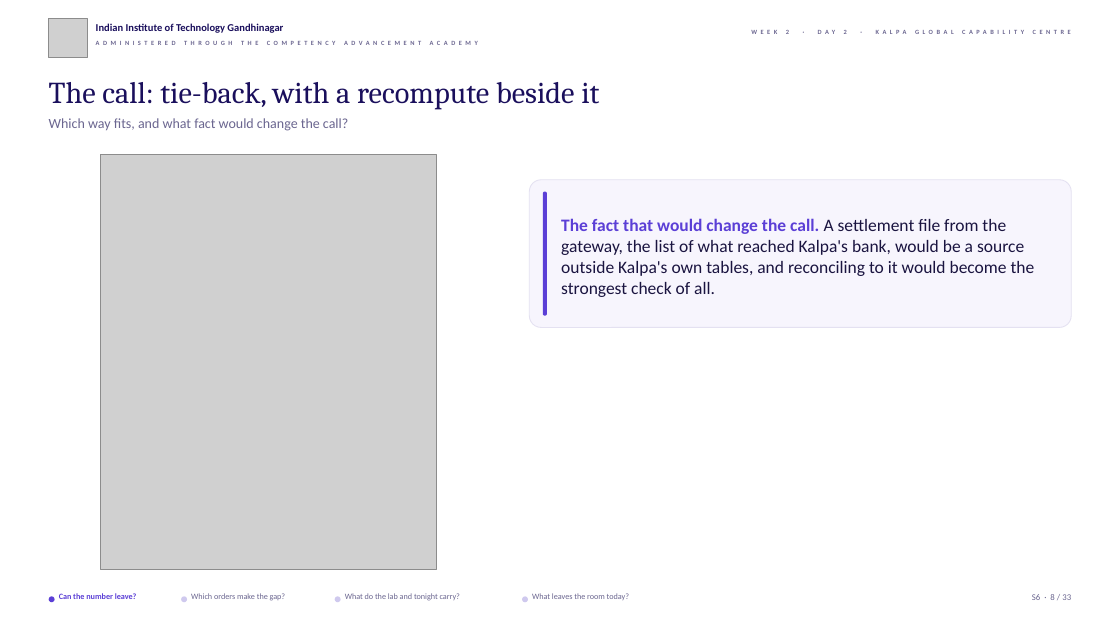
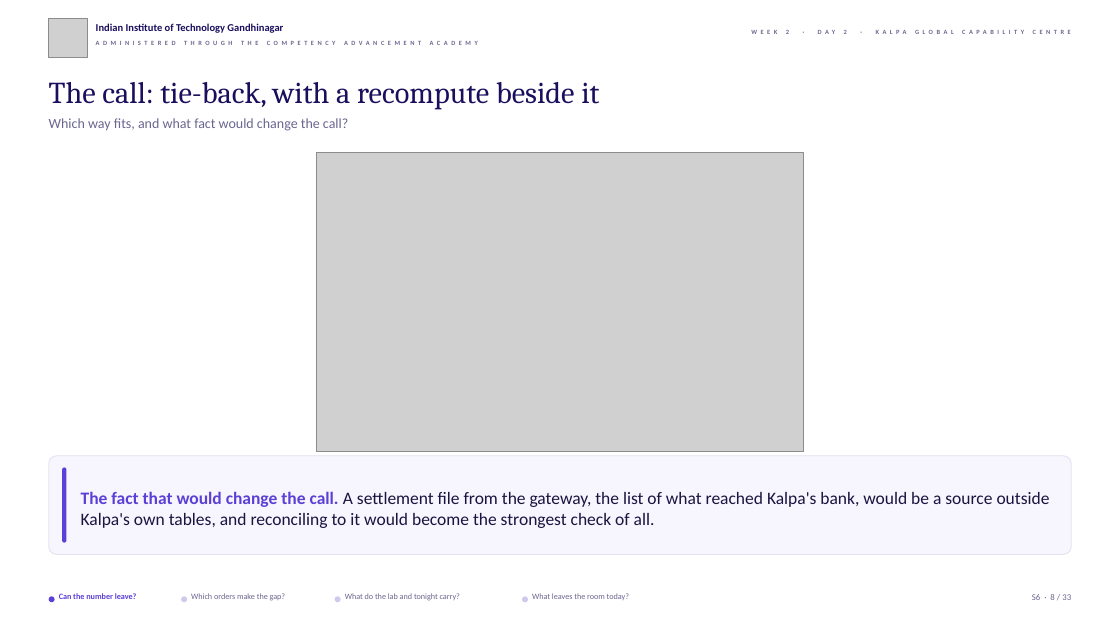
Before and after one commit to fde-academy-lab/c2-content-factory, a slide deck: slide 8 of content/W02/D2/slides/C2_W02_D02_half2_STUDENT.pptx. Drawn at 1120x630 pixels with LibreOffice and Linux fonts; fonts in the diff are those of the drawing; grey boxes stand for pictures; background and template pictures are left out. Boxes give left, top, right and bottom in pixels: in the first picture for what was removed or moved away, otherwise in the second. Text is boxed around its words. In the diff, an @@ line names an element or a change of style, - is before the commit and + after.

```diff
--- a/content/W02/D2/slides/C2_W02_D02_half2_STUDENT.pptx
+++ b/content/W02/D2/slides/C2_W02_D02_half2_STUDENT.pptx
@@ picture removed at (x1=101, y1=155, x2=437, y2=570) @@
@@ picture added at (x1=317, y1=153, x2=803, y2=452) @@
@@ rounded rectangle resized from (x1=529, y1=180, x2=1071, y2=328) to (x1=49, y1=455, x2=1071, y2=555) @@
@@ rounded rectangle resized from (x1=543, y1=192, x2=547, y2=316) to (x1=62, y1=468, x2=66, y2=544) @@
@@ text "The fact that would change ..." rewrapped from (x1=561, y1=218, x2=1035, y2=297) to (x1=81, y1=491, x2=1050, y2=528) @@
```
Also in this commit, not shown: 13 other slides changed, 4 other files.
